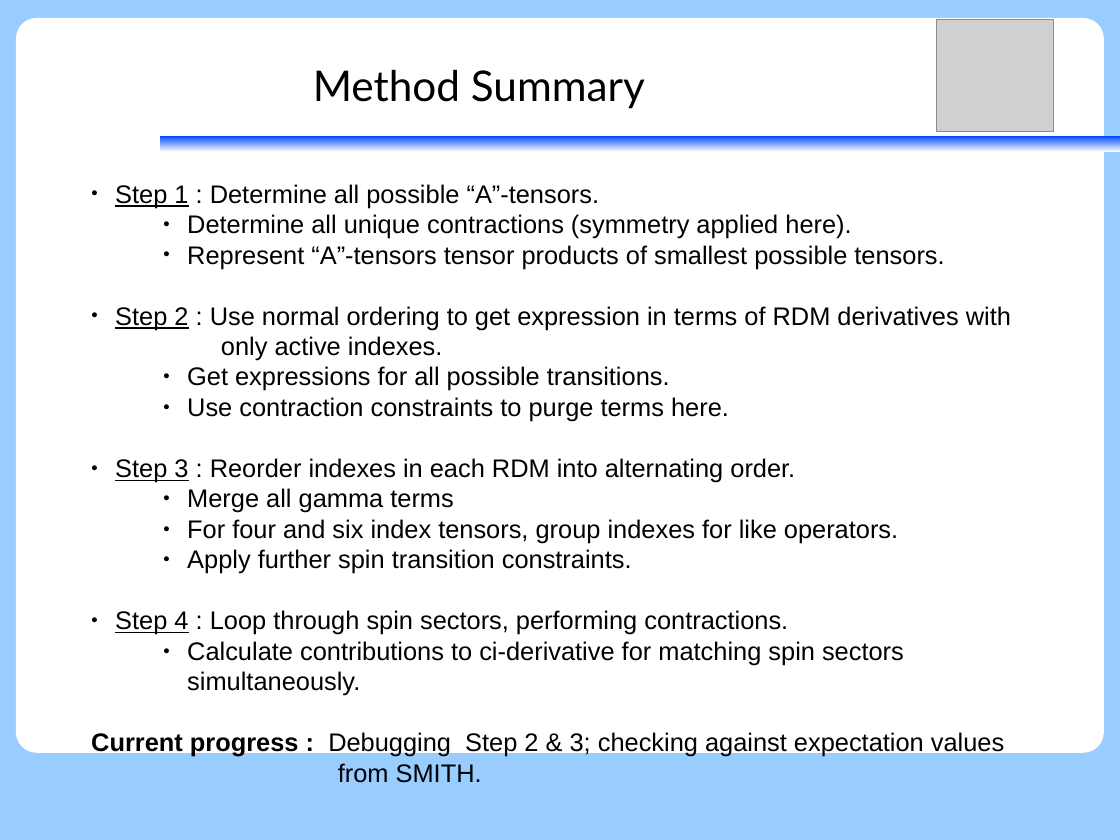
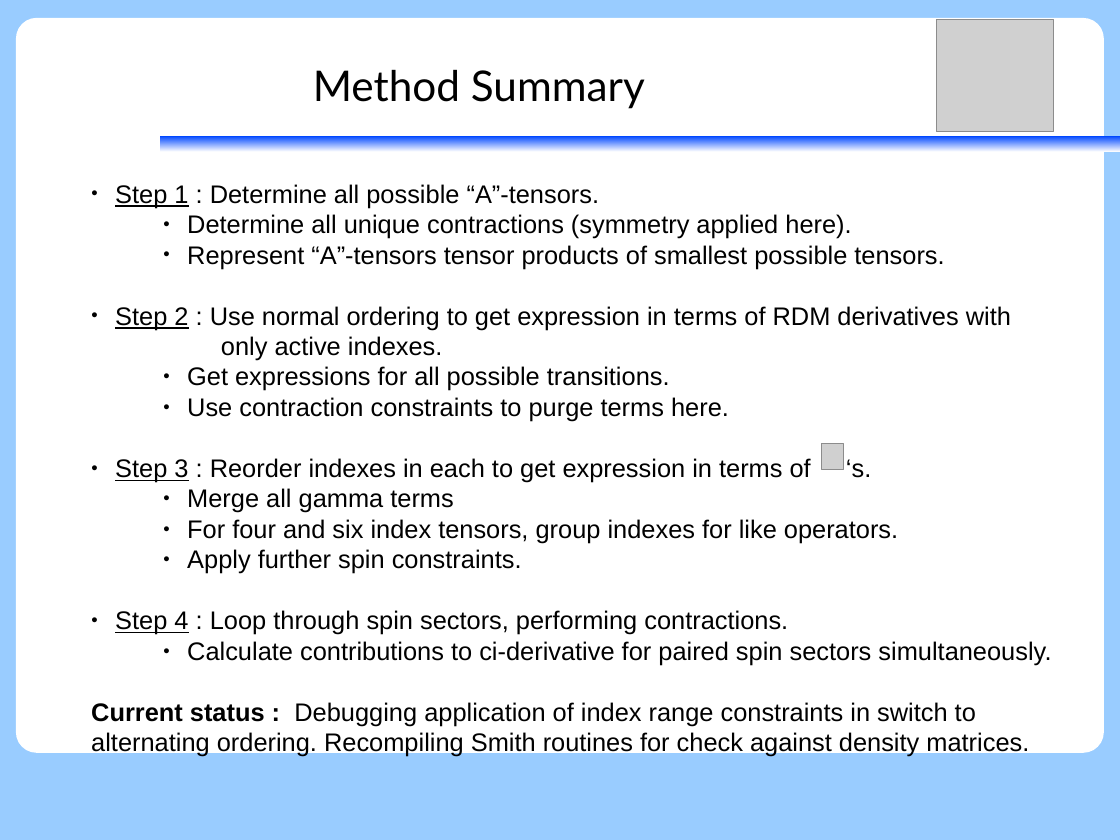
Before and after one commit to peterjohncherry/Presentations-etc, a slide deck: slide 30 of SGROUP02082017/02082017_peter_relxms-wick.odp. Drawn at 1120x840 pixels with LibreOffice and Linux fonts; fonts in the diff are those of the drawing; grey boxes stand for pictures. Boxes give left, top, right and bottom in pixels: in the first picture for what was removed or moved away, otherwise in the second. Text is boxed around its words. In the diff, an @@ line names an element or a change of style, - is before the commit and + after.

```diff
--- a/SGROUP02082017/02082017_peter_relxms-wick.odp
+++ b/SGROUP02082017/02082017_peter_relxms-wick.odp
@@ picture added at (822,443,844,470) @@
@@ text at (115,458,871,482): text changed @@
-● Step 3 : Reorder indexes in each RDM into alternating order.
+● Step 3 : Reorder indexes in each to get expression in terms of ‘s.
@@ text at (187,549,522,574): text changed @@
-      ● Apply further spin transition constraints.
+      ● Apply further spin constraints.
@@ text at (91,641,1051,757): text changed @@
-      ● Calculate contributions to ci-derivative for matching spin sectors simultaneously.
-Current progress : Debugging Step 2 & 3; checking against expectation values from SMITH.
+      ● Calculate contributions to ci-derivative for paired spin sectors simultaneously.
+Current status : Debugging application of index range constraints in switch to alternating ordering. Recompiling Smith routines for check against density matrices.
```
Also in this commit, not shown: 14 other slides changed, 2 slides added, 2 slides removed, 1 other file.
